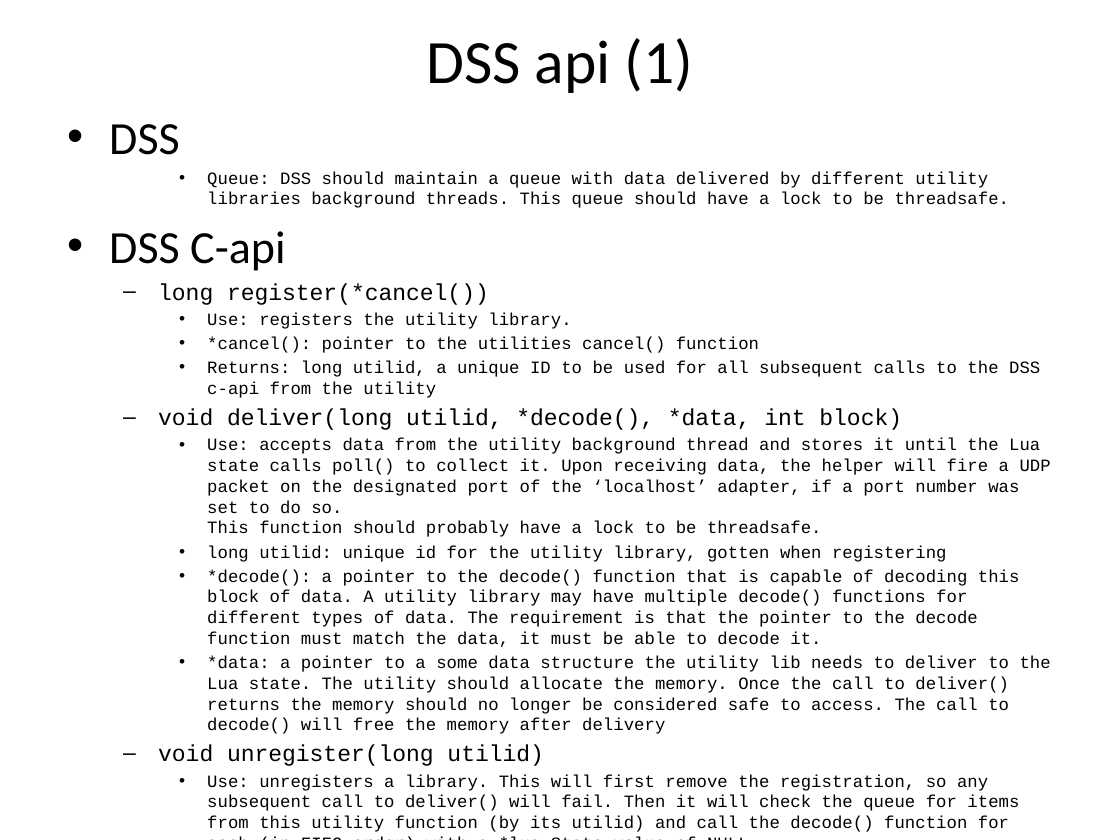
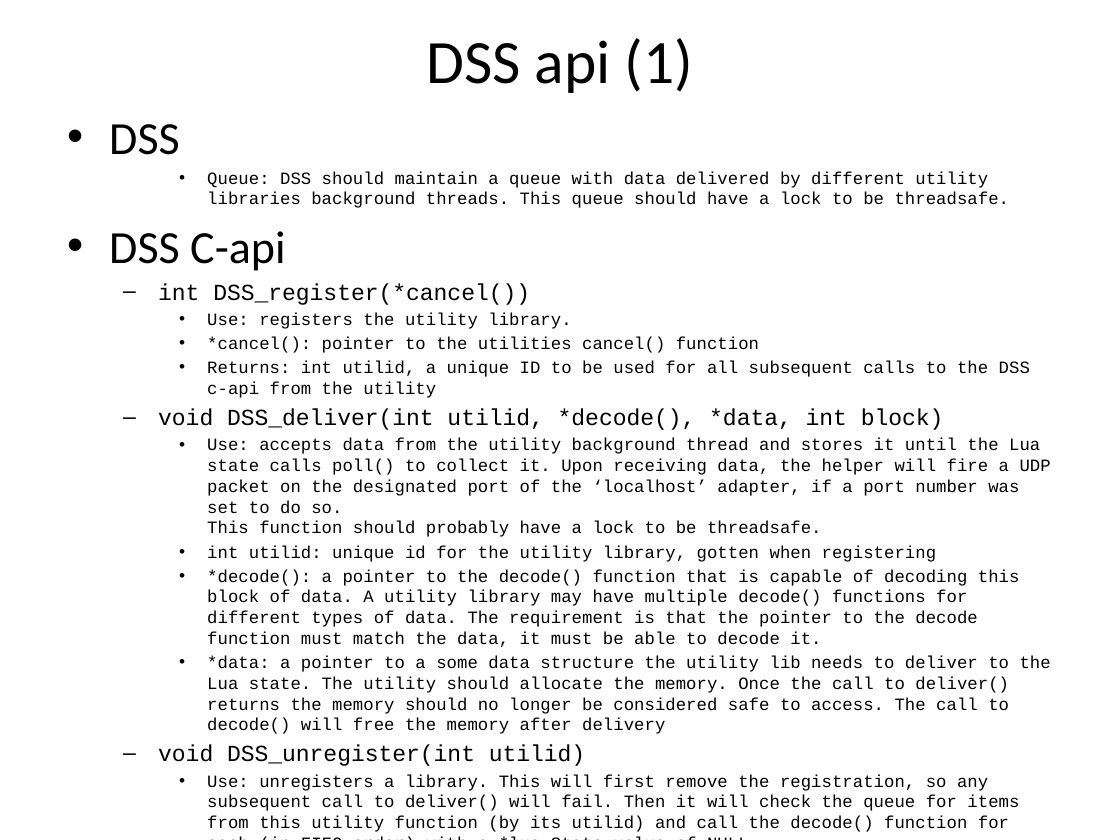
Before and after one commit to Tieske/DarkSideSync, a slide deck: slide 12 of Specs/background worker lib spec 0v2.pptx. Drawn at 1120x840 pixels with LibreOffice and Linux fonts; fonts in the diff are those of the drawing. Boxes give left, top, right and bottom in pixels: in the first picture for what was removed or moved away, otherwise in the second. Text is boxed around its words. In the diff, an @@ line names an element or a change of style, - is before the commit and + after.

```diff
--- a/Specs/background worker lib spec 0v2.pptx
+++ b/Specs/background worker lib spec 0v2.pptx
@@ text at [158, 283, 530, 305]: text changed @@
-  – long register(*cancel())
+  – int DSS_register(*cancel())
@@ text at [158, 362, 1030, 430]: text changed @@
-    • Returns: long utilid, a unique ID to be used for all subsequent calls to the DSS c-api from the utility
-  – void deliver(long utilid, *decode(), *data, int block)
+    • Returns: int utilid, a unique ID to be used for all subsequent calls to the DSS c-api from the utility
+  – void DSS_deliver(int utilid, *decode(), *data, int block)
@@ text at [207, 546, 936, 562]: text changed @@
-    • long utilid: unique id for the utility library, gotten when registering
+    • int utilid: unique id for the utility library, gotten when registering
@@ text at [158, 745, 585, 766]: text changed @@
-  – void unregister(long utilid)
+  – void DSS_unregister(int utilid)
```
Also in this commit, not shown: 1 other slide changed, 2 other files.
